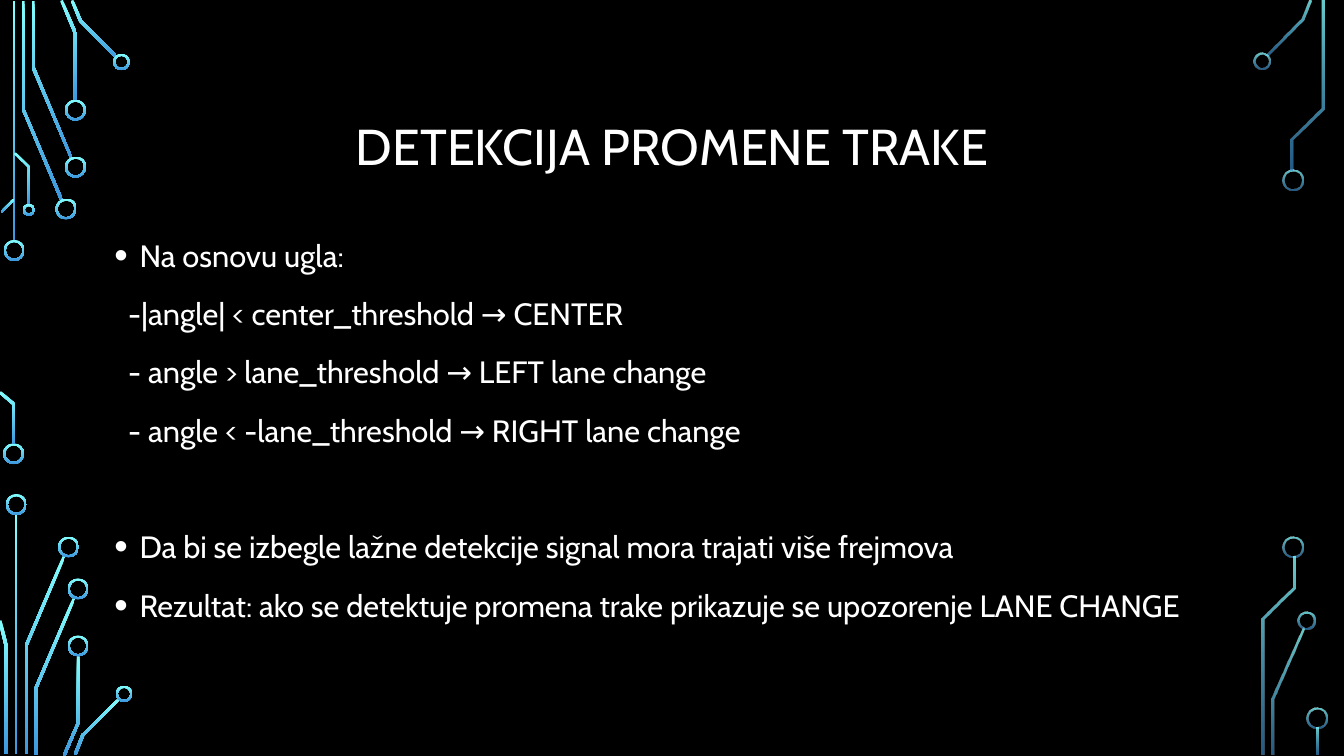
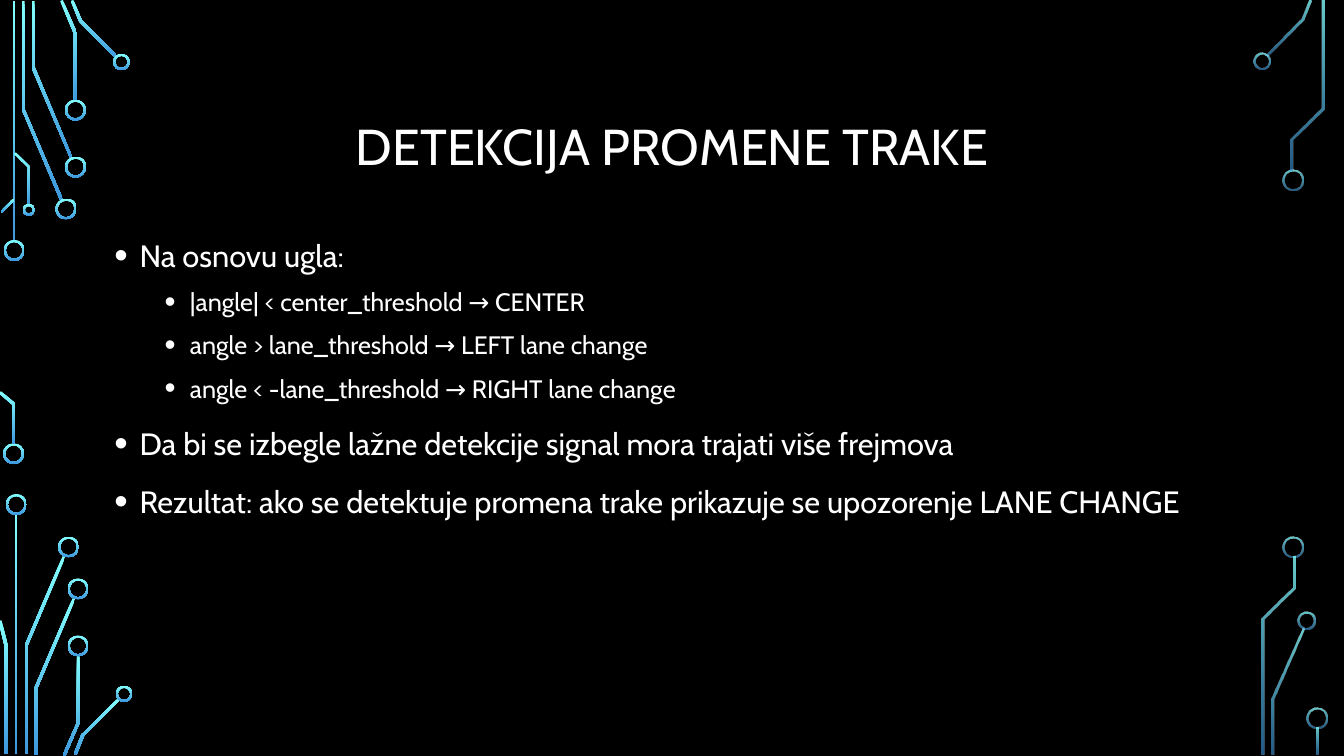
Before and after one commit to jglintic/duboko_ucenje, a slide deck: slide 12 of dubuko_ucenje_projekat_ppt.pptx. Drawn at 1344x756 pixels with LibreOffice and Linux fonts; fonts in the diff are those of the drawing; background and template pictures are left out. Boxes give left, top, right and bottom in pixels: in the first picture for what was removed or moved away, otherwise in the second. Text is boxed around its words. In the diff, an @@ line names an element or a change of style, - is before the commit and + after.

```diff
--- a/dubuko_ucenje_projekat_ppt.pptx
+++ b/dubuko_ucenje_projekat_ppt.pptx
@@ text at box(190, 292, 676, 404): text changed; size 22 to 18 pt @@
--|angle| < center_threshold → CENTER
-- angle > lane_threshold → LEFT lane change
-- angle < -lane_threshold → RIGHT lane change
+  • |angle| < center_threshold → CENTER
+  • angle > lane_threshold → LEFT lane change
+  • angle < -lane_threshold → RIGHT lane change
```
Also in this commit, not shown: 13 other slides changed, 1 slide added, 1 slide removed.
